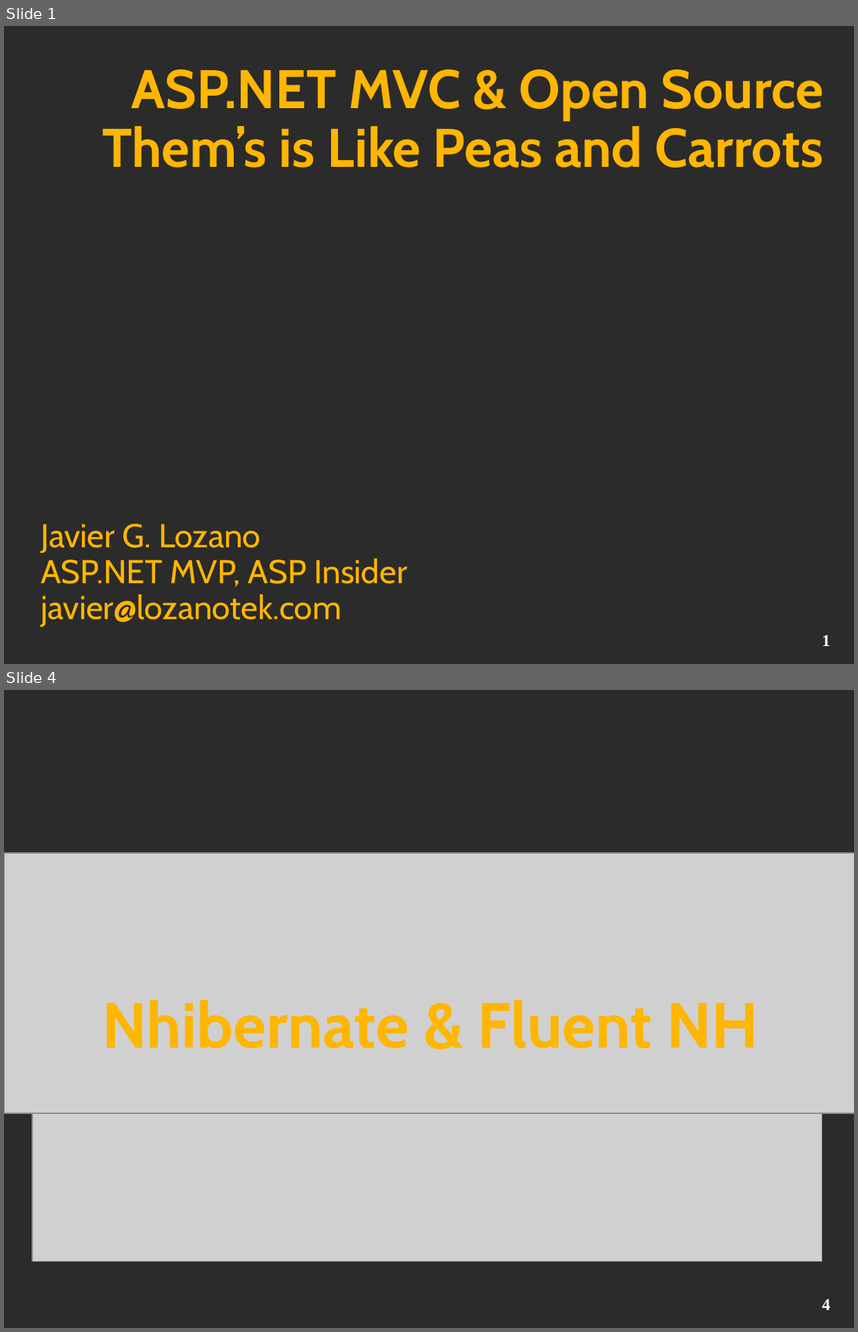
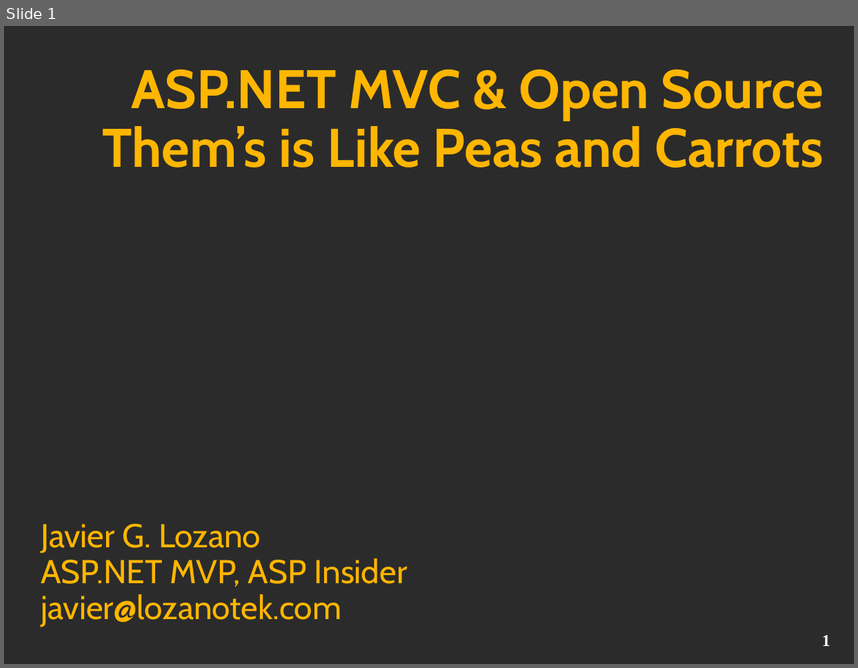
Before and after one commit to jglozano/presentations, a slide deck: MVCOpenSource/opensource.ppt. Shown one above the other, each under a label of ours: slides 1 and 4 before the commit, slide 1 after it; the slides between them are not shown. The pictures are 858x1332 and 858x668 pixels, drawn with LibreOffice and Linux fonts; fonts in the diff are those of the drawing; grey boxes stand for pictures; background and template pictures are left out; a plain dark background stands for a picture behind light text. Boxes give left, top, right and bottom in pixels: in the first picture for what was removed or moved away, otherwise in the second. Text is boxed around its words. In the diff, an @@ line names an element or a change of style, - is before the commit and + after.

```diff
--- a/MVCOpenSource/opensource.ppt
+++ b/MVCOpenSource/opensource.ppt
@@ slide 4 removed at (4, 690, 854, 1328), background picture (left out) @@
@@ picture removed at (4, 854, 854, 1114) @@
@@ picture removed at (4, 879, 854, 1042) @@
@@ picture removed at (32, 881, 822, 1261) @@
@@ text removed at (102, 999, 759, 1048) @@
-Nhibernate & Fluent NH
@@ page number removed at (822, 1299, 831, 1310) @@
-4
```
Also in this commit, not shown: 2 slides changed, 1 slide added.
